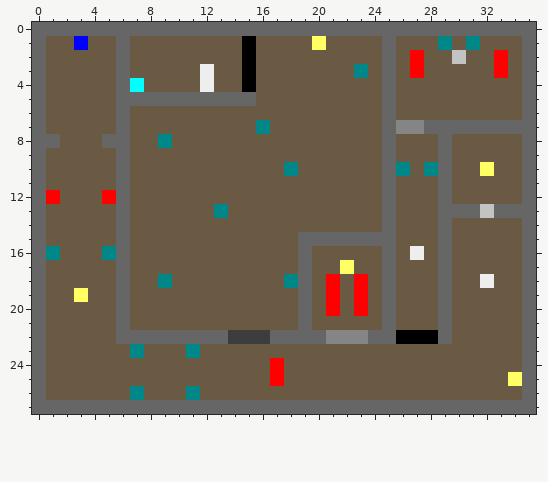
File history of a pixel-art sprite, res/textures/map2.png. Above: the version before the commit.
The file is 36x28 pixels.
Once edited:
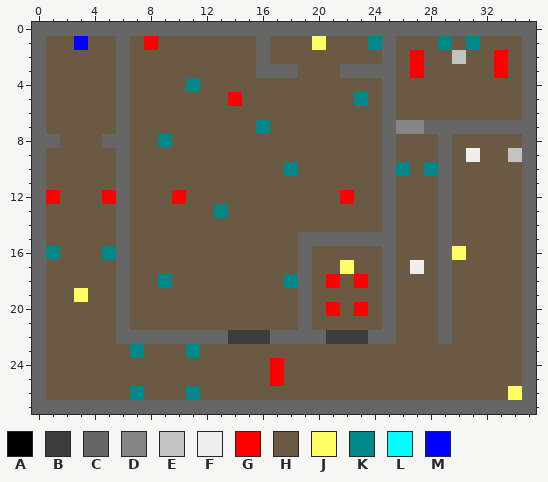
Palette (. is transparent): A #000000  B #3d3d3d  C #666666  D #858585  E #c3c3c3  F #eeeeee  G #ff0000  H #6a5a44  J #ffff64  K #008888  L #00ffff  M #0000ff
The exact change:
@@ x 5..26 @@
  0 CCCCCCCCCCCCCCCCCCCCCC
- 1 HCHHHHHHHHAHHHHJHHHHCH
- 2 HCHHHHHHHHAHHHHHHHHHCH
- 3 HCHHHHHFHHAHHHHHHHKHCH
- 4 HCLHHHHFHHAHHHHHHHHHCH
- 5 HCCCCCCCCCCHHHHHHHHHCH
+ 1 HCHGHHHHHHHCHHHJHHHKCH
+ 2 HCHHHHHHHHHCHHHHHHHHCH
+ 3 HCHHHHHHHHHCCCHHHCCCCH
+ 4 HCHHHHKHHHHHHHHHHHHHCH
+ 5 HCHHHHHHHGHHHHHHHHKHCH
  6 HCHHHHHHHHHHHHHHHHHHCH
@@ x 0..35 @@
  8 CCHHHCCHHKHHHHHHHHHHHHHHHCHHHCHHHHHC
- 9 CHHHHHCHHHHHHHHHHHHHHHHHHCHHHCHHHHHC
-10 CHHHHHCHHHHHHHHHHHKHHHHHHCKHKCHHJHHC
+ 9 CHHHHHCHHHHHHHHHHHHHHHHHHCHHHCHFHHEC
+10 CHHHHHCHHHHHHHHHHHKHHHHHHCKHKCHHHHHC
 11 CHHHHHCHHHHHHHHHHHHHHHHHHCHHHCHHHHHC
-12 CGHHHGCHHHHHHHHHHHHHHHHHHCHHHCHHHHHC
-13 CHHHHHCHHHHHHKHHHHHHHHHHHCHHHCCCECCC
+12 CGHHHGCHHHGHHHHHHHHHHHGHHCHHHCHHHHHC
+13 CHHHHHCHHHHHHKHHHHHHHHHHHCHHHCHHHHHC
 14 CHHHHHCHHHHHHHHHHHHHHHHHHCHHHCHHHHHC
 15 CHHHHHCHHHHHHHHHHHHCCCCCCCHHHCHHHHHC
-16 CKHHHKCHHHHHHHHHHHHCHHHHHCHFHCHHHHHC
-17 CHHHHHCHHHHHHHHHHHHCHHJHHCHHHCHHHHHC
-18 CHHHHHCHHKHHHHHHHHKCHGHGHCHHHCHHFHHC
-19 CHHJHHCHHHHHHHHHHHHCHGHGHCHHHCHHHHHC
+16 CKHHHKCHHHHHHHHHHHHCHHHHHCHHHCJHHHHC
+17 CHHHHHCHHHHHHHHHHHHCHHJHHCHFHCHHHHHC
+18 CHHHHHCHHKHHHHHHHHKCHGHGHCHHHCHHHHHC
+19 CHHJHHCHHHHHHHHHHHHCHHHHHCHHHCHHHHHC
 20 CHHHHHCHHHHHHHHHHHHCHGHGHCHHHCHHHHHC
 21 CHHHHHCHHHHHHHHHHHHCHHHHHCHHHCHHHHHC
-22 CHHHHHCCCCCCCCBBBCCCCDDDCCAAACHHHHHC
+22 CHHHHHCCCCCCCCBBBCCCCBBBCCHHHCHHHHHC
 23 CHHHHHHKHHHKHHHHHHHHHHHHHHHHHHHHHHHC
 24 CHHHHHHHHHHHHHHHHGHHHHHHHHHHHHHHHHHC
-25 CHHHHHHHHHHHHHHHHGHHHHHHHHHHHHHHHHJC
-26 CHHHHHHKHHHKHHHHHHHHHHHHHHHHHHHHHHHC
+25 CHHHHHHHHHHHHHHHHGHHHHHHHHHHHHHHHHHC
+26 CHHHHHHKHHHKHHHHHHHHHHHHHHHHHHHHHHJC
 27 CCCCCCCCCCCCCCCCCCCCCCCCCCCCCCCCCCCC
